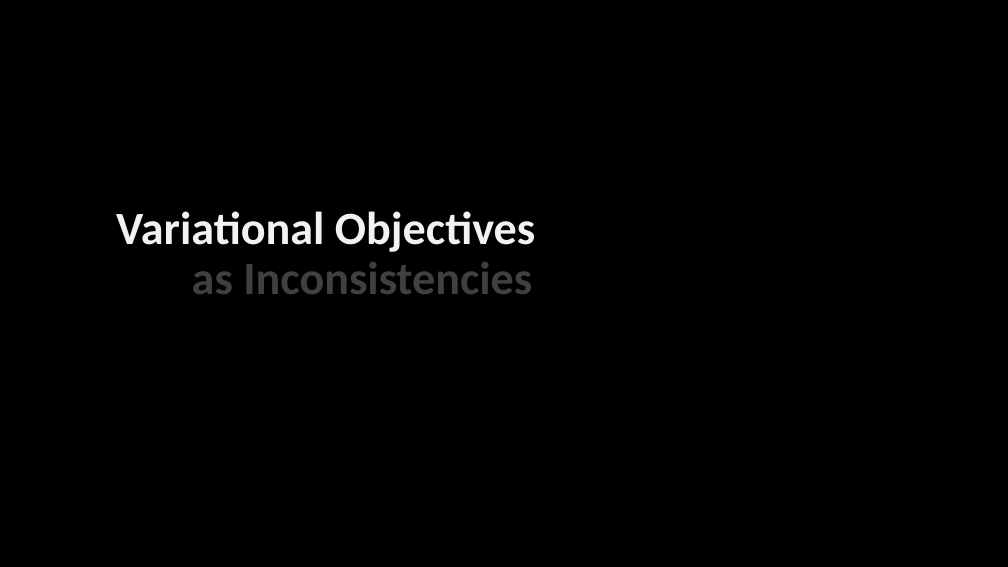
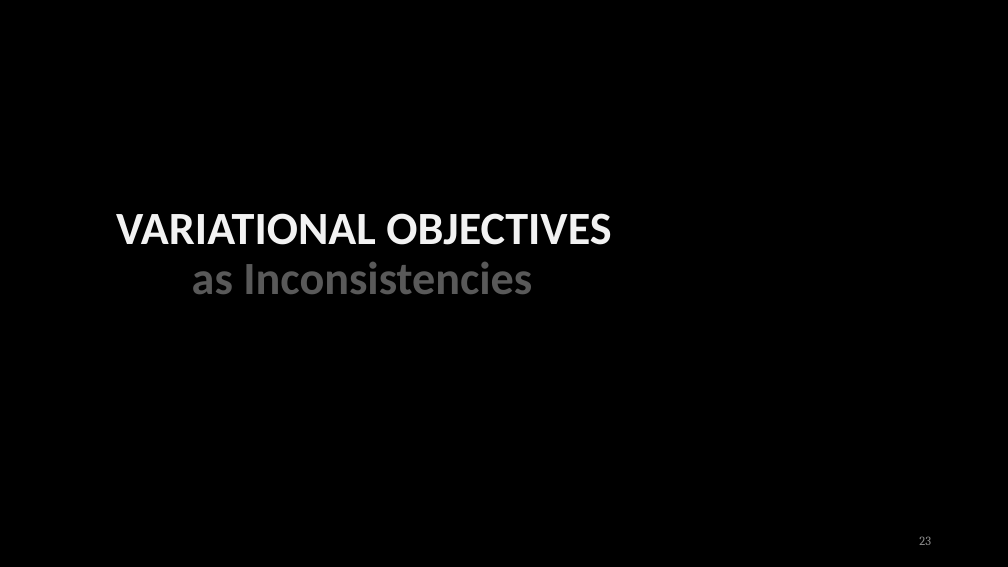
Before and after one commit to orichardson/pdg-expts, a slide deck: slide 23 of present/AISTATS-2022/one-true-loss.pptx. Drawn at 1008x567 pixels with LibreOffice and Linux fonts; fonts in the diff are those of the drawing. Boxes give left, top, right and bottom in pixels: in the first picture for what was removed or moved away, otherwise in the second. Text is boxed around its words. In the diff, an @@ line names an element or a change of style, - is before the commit and + after.

```diff
--- a/present/AISTATS-2022/one-true-loss.pptx
+++ b/present/AISTATS-2022/one-true-loss.pptx
@@ title at (116,213,611,294): text changed @@
-Variational Objectives
-as Inconsistencies
+VARIATIONAL OBJECTIVES
+as Inconsistencies
@@ page number added at (919,536,931,545), 12 pt, text #8C8C8C @@
+23
```
Also in this commit, not shown: 27 other slides changed.
